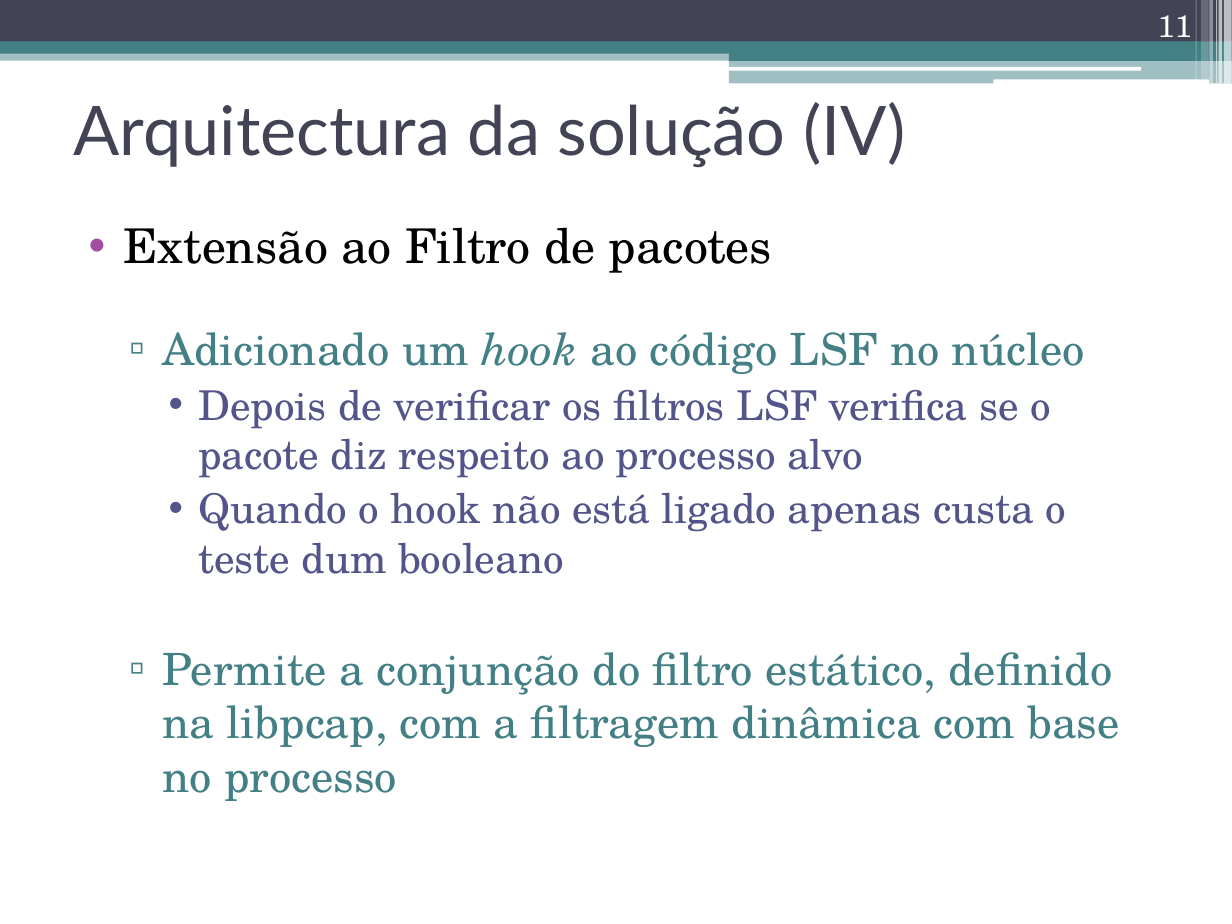
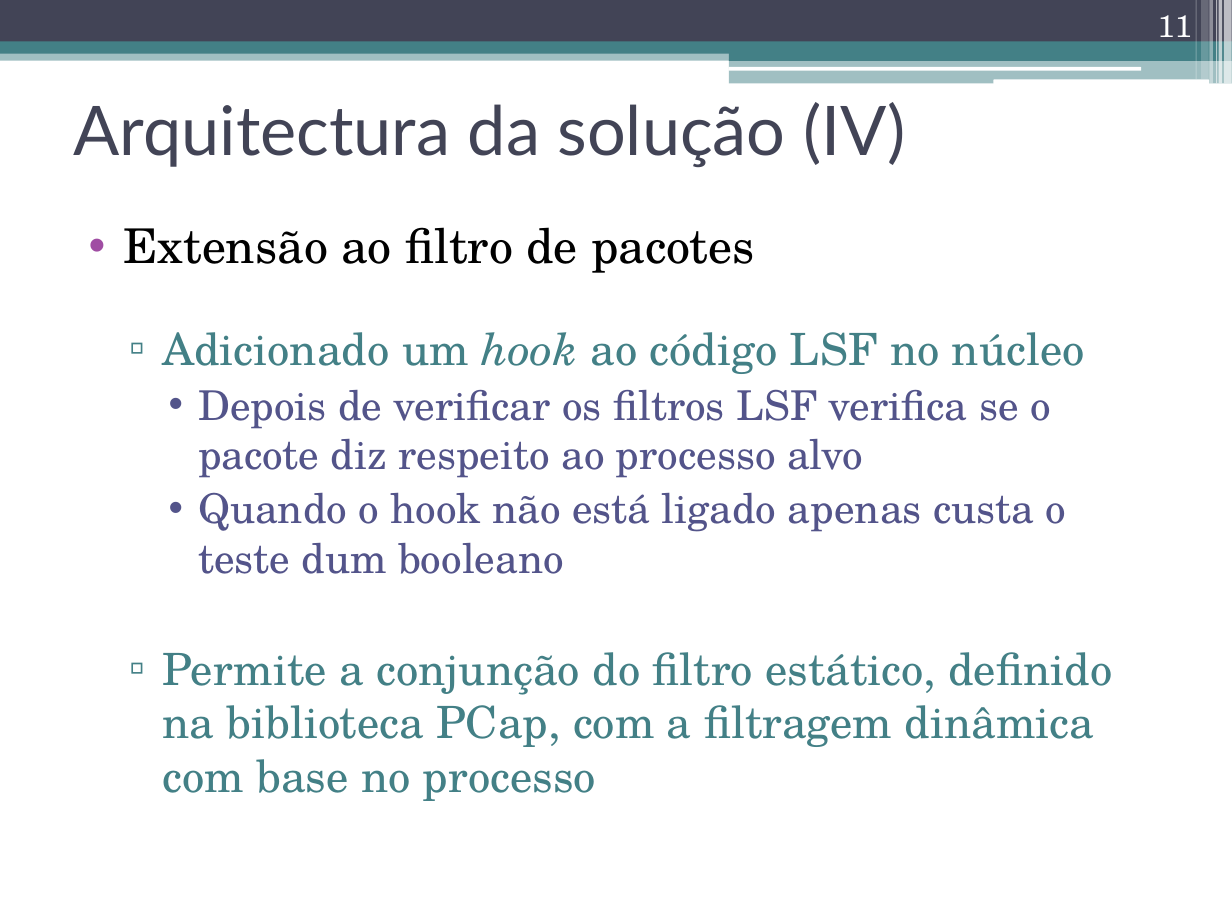
Before and after one commit to nunogmartins/cap_dissertation, a slide deck: slide 11 of doc/apresentacao_dissertacao.pptx. Drawn at 1232x924 pixels with LibreOffice and Linux fonts; fonts in the diff are those of the drawing. Boxes give left, top, right and bottom in pixels: in the first picture for what was removed or moved away, otherwise in the second. Text is boxed around its words. In the diff, an @@ line names an element or a change of style, - is before the commit and + after.

```diff
--- a/doc/apresentacao_dissertacao.pptx
+++ b/doc/apresentacao_dissertacao.pptx
@@ text at [123,227,754,273]: text changed @@
-• Extensão ao Filtro de pacotes
+• Extensão ao filtro de pacotes
@@ text at [162,652,1112,801]: text changed @@
-  ▫ Permite a conjunção do filtro estático, definido na libpcap, com a filtragem dinâmica com base no processo
+  ▫ Permite a conjunção do filtro estático, definido na biblioteca PCap, com a filtragem dinâmica com base no processo
```
Also in this commit, not shown: 4 other slides changed.
